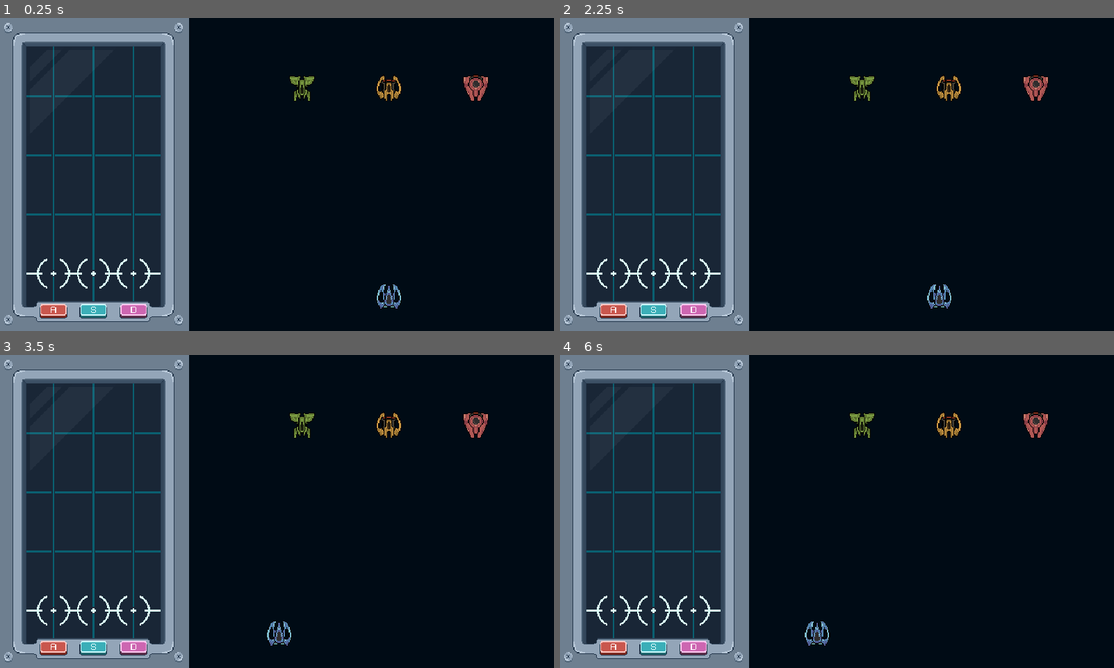
Above: before the commit, frames 1-4 (two rows, left to right).
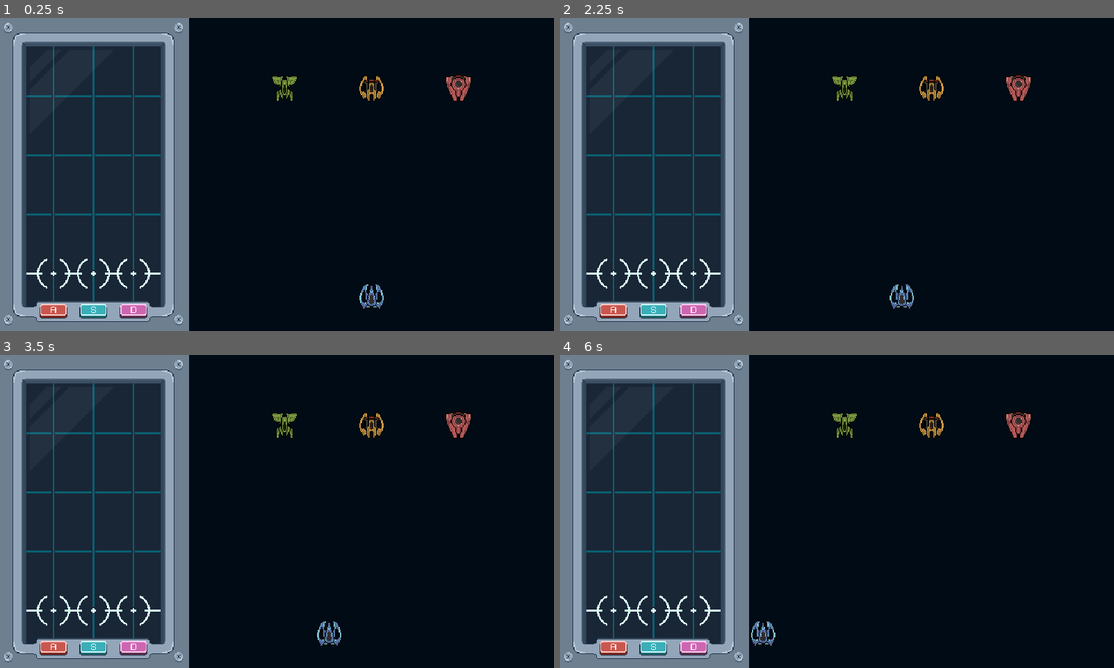
Above: after the commit, the same moments.

Repository: diego-acevedo/grabeaty
Game: Godot game, scene res://scenes/main.tscn
Two runs of this game, one before a commit and one after it. Both use one fixed random seed, a clock stepped at 60 frames per second and the inputs below.
Inputs:
- Up to frame 1 (0.25 s): no input
- Up to frame 2 (2.25 s): tap Enter (Pause) at 0.5 s; hold Right (move_right) 0.53-1.25 s; click "RESUME" at 1.25 s; tap Space at 2 s; hold Left (move_left) from 2.03 s (still down)
- Up to frame 3 (3.5 s): release Left (move_left) at 2.78 s; hold Right (move_right) from 2.78 s (still down)
- Up to frame 4 (6 s): release Right (move_right) at 4.28 s; hold Left (move_left) from 4.28 s (still down)

The runs differ from the first frame. In frame 1, 1.3% of the frame differs, in the area x 49-89%, y 18-93%; in frame 2, 1.4%; in frame 3, 1.3%; in frame 4, 1.4%.

Commit message:
feat: change collision mechanic of bullets

Diff:
--- a/project.godot
+++ b/project.godot
@@ -20,10 +20,6 @@
 window/size/viewport_width=1920
 window/size/viewport_height=1080
 window/stretch/mode="canvas_items"
-
-[global_group]
-
-enemies=""
 
 [input]
 
--- a/scenes/main.tscn
+++ b/scenes/main.tscn
@@ -13,7 +13,7 @@
 position = Vector2(110, 180)
 
 [node name="Shooter" parent="." instance=ExtResource("2_06ulc")]
-position = Vector2(450, 200)
+position = Vector2(430, 200)
 metadata/_edit_group_ = true
 
 [node name="PauseMenu" parent="." instance=ExtResource("4_q0r1c")]
--- a/scenes/shooter/characters/bullet.tscn
+++ b/scenes/shooter/characters/bullet.tscn
@@ -8,8 +8,7 @@
 
 [node name="Bullet" type="Area2D"]
 position = Vector2(0, 1)
-collision_layer = 9
-collision_mask = 9
+collision_mask = 4
 script = ExtResource("1_xayco")
 
 [node name="Spaceships" type="Sprite2D" parent="."]
@@ -20,13 +19,6 @@
 vframes = 10
 frame = 110
 
-[node name="AreaBullet" type="Area2D" parent="."]
-position = Vector2(0, -0.5)
-
-[node name="CollisionShape2D" type="CollisionShape2D" parent="AreaBullet"]
-position = Vector2(0, -0.75)
-shape = SubResource("RectangleShape2D_7idgm")
-
 [node name="CollisionShape2D" type="CollisionShape2D" parent="."]
 position = Vector2(0, -0.5)
 shape = SubResource("RectangleShape2D_7idgm")
--- a/scenes/shooter/characters/enemies/enemy_1.tscn
+++ b/scenes/shooter/characters/enemies/enemy_1.tscn
@@ -6,13 +6,12 @@
 [sub_resource type="RectangleShape2D" id="RectangleShape2D_iq6yg"]
 size = Vector2(26, 28)
 
-[node name="Enemy1" type="CharacterBody2D" groups=["enemies"]]
-collision_layer = 8
-collision_mask = 8
+[node name="Enemy1" type="CharacterBody2D"]
+collision_layer = 4
 script = ExtResource("1_rhcte")
 metadata/_edit_group_ = true
 
-[node name="CollisionShape2D" type="CollisionShape2D" parent="." groups=["enemies"]]
+[node name="CollisionShape2D" type="CollisionShape2D" parent="."]
 position = Vector2(0, -1)
 shape = SubResource("RectangleShape2D_iq6yg")
 
--- a/scenes/shooter/characters/enemies/enemy_2.tscn
+++ b/scenes/shooter/characters/enemies/enemy_2.tscn
@@ -6,13 +6,12 @@
 [sub_resource type="CircleShape2D" id="CircleShape2D_dyohv"]
 radius = 15.0333
 
-[node name="Enemy2" type="CharacterBody2D" groups=["enemies"]]
-collision_layer = 8
-collision_mask = 8
+[node name="Enemy2" type="CharacterBody2D"]
+collision_layer = 4
 script = ExtResource("1_1uakw")
 metadata/_edit_group_ = true
 
-[node name="CollisionShape2D" type="CollisionShape2D" parent="." groups=["enemies"]]
+[node name="CollisionShape2D" type="CollisionShape2D" parent="."]
 shape = SubResource("CircleShape2D_dyohv")
 
 [node name="Sprites" type="Node2D" parent="."]
--- a/scenes/shooter/characters/enemies/enemy_3.tscn
+++ b/scenes/shooter/characters/enemies/enemy_3.tscn
@@ -3,9 +3,8 @@
 [ext_resource type="Script" path="res://scripts/shooter/characters/enemy.gd" id="1_jemk4"]
 [ext_resource type="Texture2D" uid="uid://cti2yrxs2vrvl" path="res://assets/sprites/spaceships.png" id="2_go5j0"]
 
-[node name="Enemy3" type="CharacterBody2D" groups=["enemies"]]
-collision_layer = 8
-collision_mask = 8
+[node name="Enemy3" type="CharacterBody2D"]
+collision_layer = 4
 script = ExtResource("1_jemk4")
 metadata/_edit_group_ = true
 
--- a/scenes/shooter/characters/player/player.tscn
+++ b/scenes/shooter/characters/player/player.tscn
@@ -4,7 +4,7 @@
 [ext_resource type="Script" path="res://scripts/shooter/characters/player.gd" id="1_p71rp"]
 
 [sub_resource type="CircleShape2D" id="CircleShape2D_5q4n7"]
-radius = 14.3178
+radius = 16.0
 
 [node name="Player" type="CharacterBody2D"]
 collision_layer = 2
--- a/scenes/shooter/shooter.tscn
+++ b/scenes/shooter/shooter.tscn
@@ -1,10 +1,12 @@
-[gd_scene load_steps=6 format=3 uid="uid://bgg8kc0il1xyh"]
+[gd_scene load_steps=7 format=3 uid="uid://bgg8kc0il1xyh"]
 
 [ext_resource type="PackedScene" uid="uid://cbhabtj12l8cd" path="res://scenes/shooter/characters/player/player.tscn" id="1_memmo"]
 [ext_resource type="Script" path="res://scripts/shooter/shooter.gd" id="1_xas88"]
 [ext_resource type="PackedScene" uid="uid://dq6pu4hm4bqav" path="res://scenes/shooter/characters/enemies/enemy_1.tscn" id="2_wqiss"]
 [ext_resource type="PackedScene" uid="uid://ce0q61f8uhu4d" path="res://scenes/shooter/characters/enemies/enemy_2.tscn" id="3_m2700"]
 [ext_resource type="PackedScene" uid="uid://c75gnfrt2jnmh" path="res://scenes/shooter/characters/enemies/enemy_3.tscn" id="4_ino3g"]
+
+[sub_resource type="WorldBoundaryShape2D" id="WorldBoundaryShape2D_ggyup"]
 
 [node name="Shooter" type="Node2D"]
 script = ExtResource("1_xas88")
@@ -21,3 +23,18 @@
 
 [node name="Enemy3" parent="." instance=ExtResource("4_ino3g")]
 position = Vector2(100, -120)
+
+[node name="Limits" type="Node2D" parent="."]
+
+[node name="StaticBody2D" type="StaticBody2D" parent="Limits"]
+collision_layer = 7
+
+[node name="CollisionShape2D" type="CollisionShape2D" parent="Limits/StaticBody2D"]
+position = Vector2(-210, 0)
+rotation = 1.5708
+shape = SubResource("WorldBoundaryShape2D_ggyup")
+
+[node name="CollisionShape2D2" type="CollisionShape2D" parent="Limits/StaticBody2D"]
+position = Vector2(210, 0)
+rotation = -1.5708
+shape = SubResource("WorldBoundaryShape2D_ggyup")
--- a/scripts/shooter/characters/bullet.gd
+++ b/scripts/shooter/characters/bullet.gd
@@ -7,9 +7,9 @@
 	position += transform.y * speed * delta
 
 func _ready():
-	connect("body_entered", Callable(self, "_on_bullet_body_entered"))
+	body_entered.connect(_on_bullet_body_entered)
 
 func _on_bullet_body_entered(body):
-	if body.is_in_group("enemies"):
+	if body.has_method("take_damage"):
 		body.take_damage(damage)
 		queue_free()  # Destruye la bala después de colisionar
--- a/scripts/shooter/characters/enemy.gd
+++ b/scripts/shooter/characters/enemy.gd
@@ -3,7 +3,6 @@
 var health = 20
 
 func _ready() -> void:
-	add_to_group("enemies") #asegurarse que se añadan al grupo de enemigos
 	scale.y = -1
 
 
--- a/scripts/shooter/characters/player.gd
+++ b/scripts/shooter/characters/player.gd
@@ -1,7 +1,7 @@
 extends CharacterBody2D
 
-var speed = 600
-var acceleration = 1500
+var speed = 800
+var acceleration = 5000
 var BulletScene = preload("res://scenes/shooter/characters/bullet.tscn")
 
 func _physics_process(delta: float) -> void:
Not shown, changed: assets/Music/C6-Gummy Dance.mp3.import
